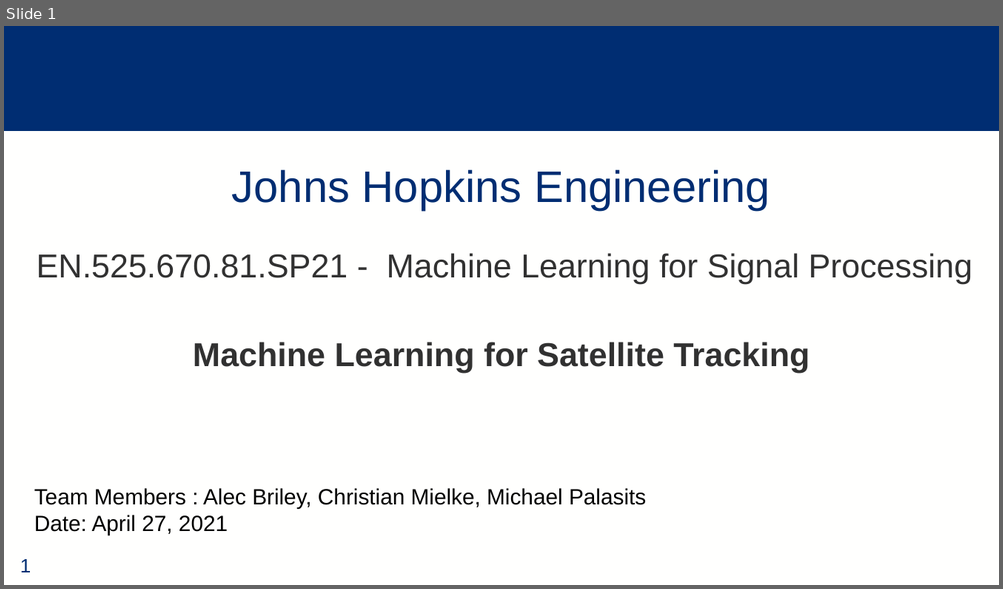
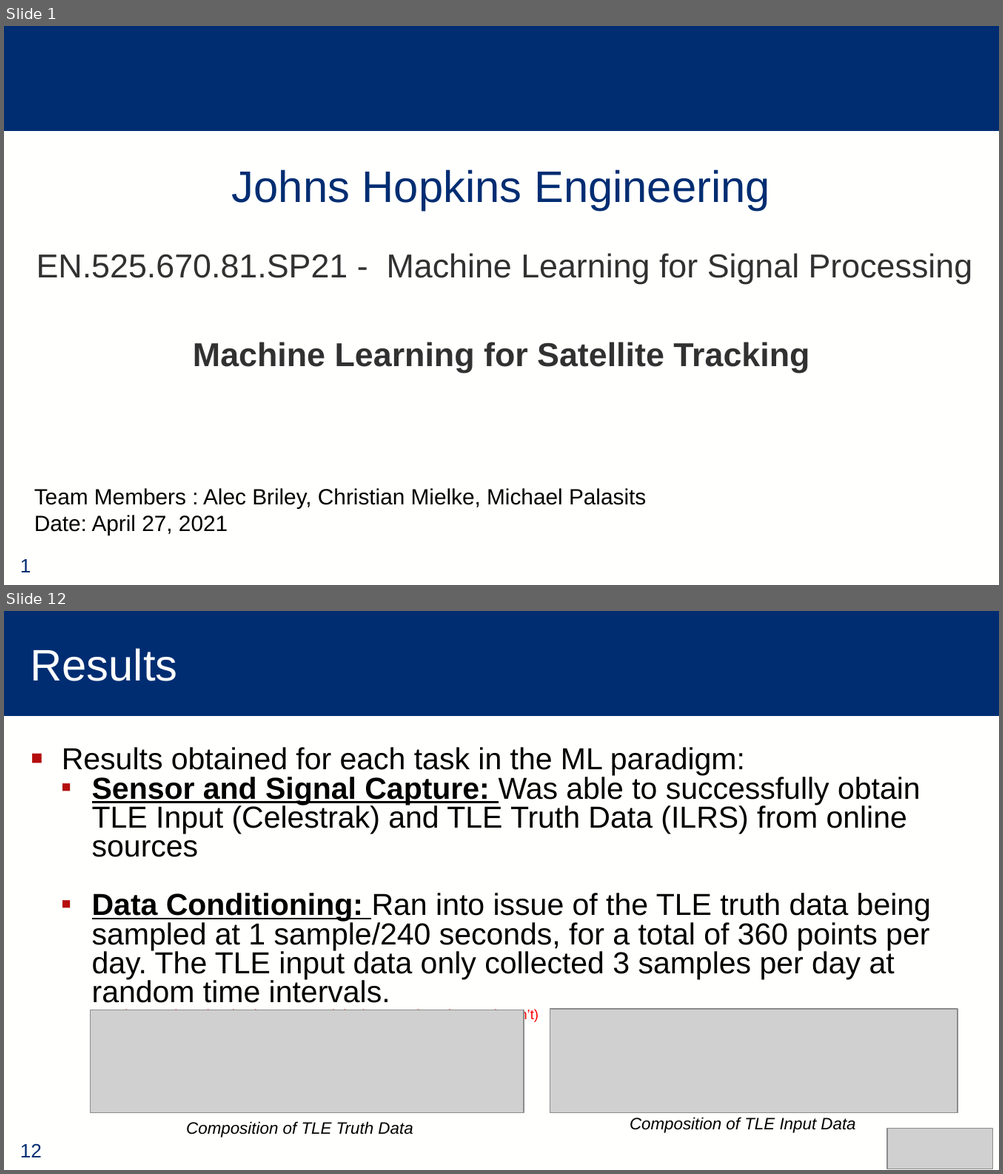
Before and after one commit to alec-briley/ML_SatelliteTracking, a slide deck: Final Project.pptx. Shown one above the other, each under a label of ours: slide 1 before the commit, slides 1 and 12 after it; the slides between them are not shown. The pictures are 1003x589 and 1003x1174 pixels, drawn with LibreOffice and Linux fonts; fonts in the diff are those of the drawing; grey boxes stand for pictures; background and template pictures are left out. Boxes give left, top, right and bottom in pixels: in the first picture for what was removed or moved away, otherwise in the second. Text is boxed around its words. In the diff, an @@ line names an element or a change of style, - is before the commit and + after.

```diff
--- a/Final Project.pptx
+++ b/Final Project.pptx
@@ slide 12 added at <box>4,611,999,1170</box>, background #FFFFFE; not listed: 2 template elements that a slide beside it also shows @@
@@ title added at <box>30,648,177,681</box>, 32 pt, text #FFFFFE @@
+Results
@@ text added at <box>62,747,930,1022</box>, 22 pt, text #000000 @@
+▪ Results obtained for each task in the ML paradigm:
+  ▪ Sensor and Signal Capture: Was able to successfully obtain TLE Input (Celestrak) and TLE Truth Data (ILRS) from online sources
+  ▪ Data Conditioning: Ran into issue of the TLE truth data being sampled at 1 sample/240 seconds, for a total of 360 points per day. The TLE input data only collected 3 samples per day at random time intervals.
+    ▪ (Insert Plots showing how TLE truth looks smooth and Input doesn’t)
@@ picture added at <box>550,1009,958,1113</box> @@
@@ picture added at <box>91,1011,523,1113</box> @@
@@ text added at <box>629,1117,855,1133</box>, 12 pt, text #000000, italic @@
+Composition of TLE Input Data
@@ text added at <box>186,1122,412,1138</box>, 12 pt, text #000000, italic @@
+Composition of TLE Truth Data
@@ picture added at <box>887,1128,993,1169</box> @@
```
Also in this commit, not shown: 10 slides changed, 3 other slides added, 1 slide removed.
